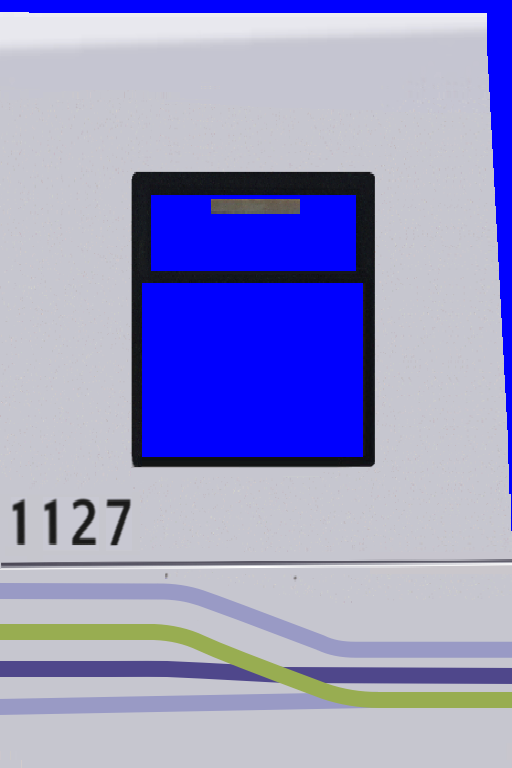
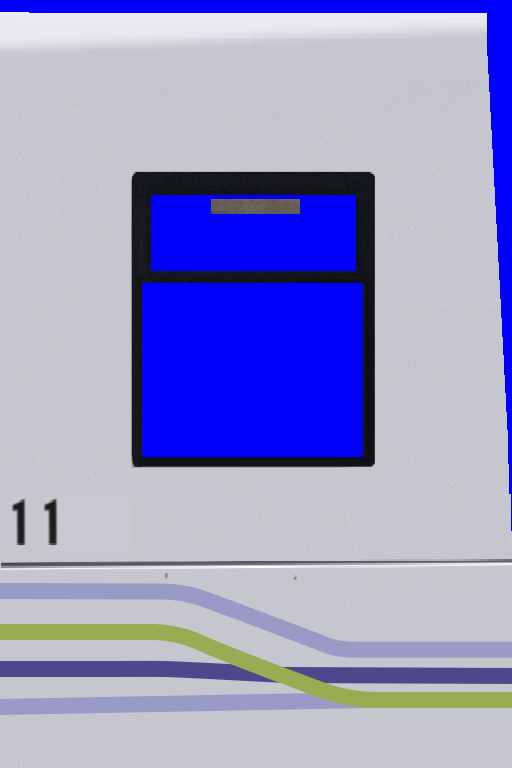
Layers edited between the first and the second 512px x 768px image:
painted on "Background" over [71, 497, 132, 550]
